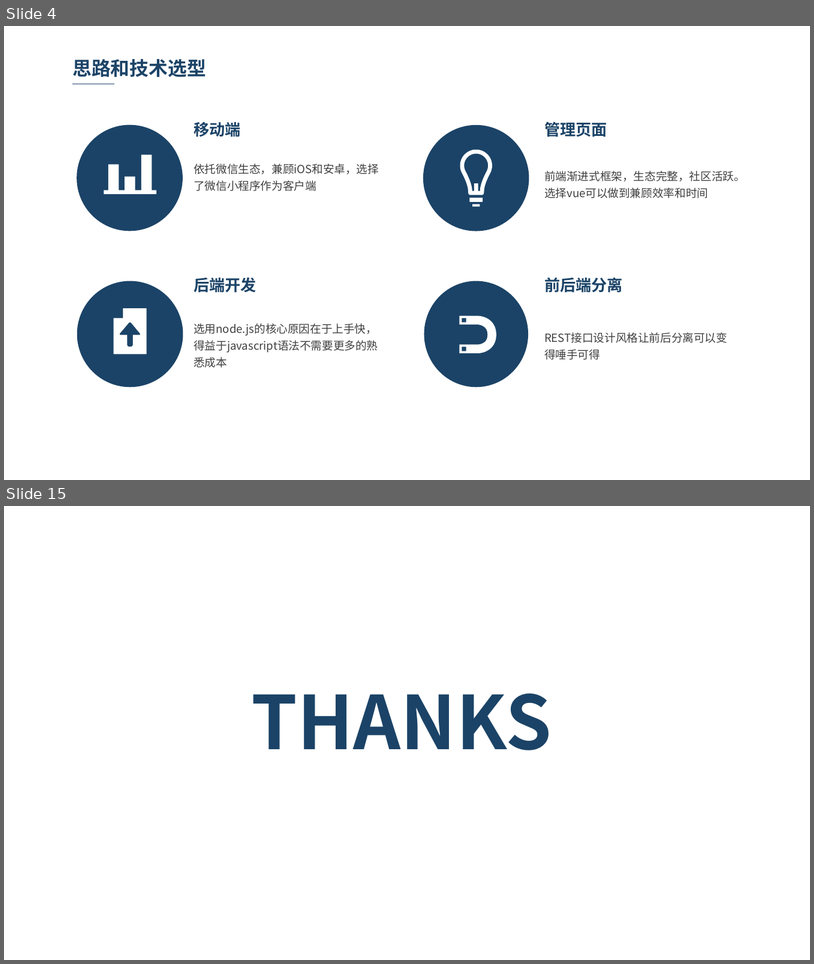
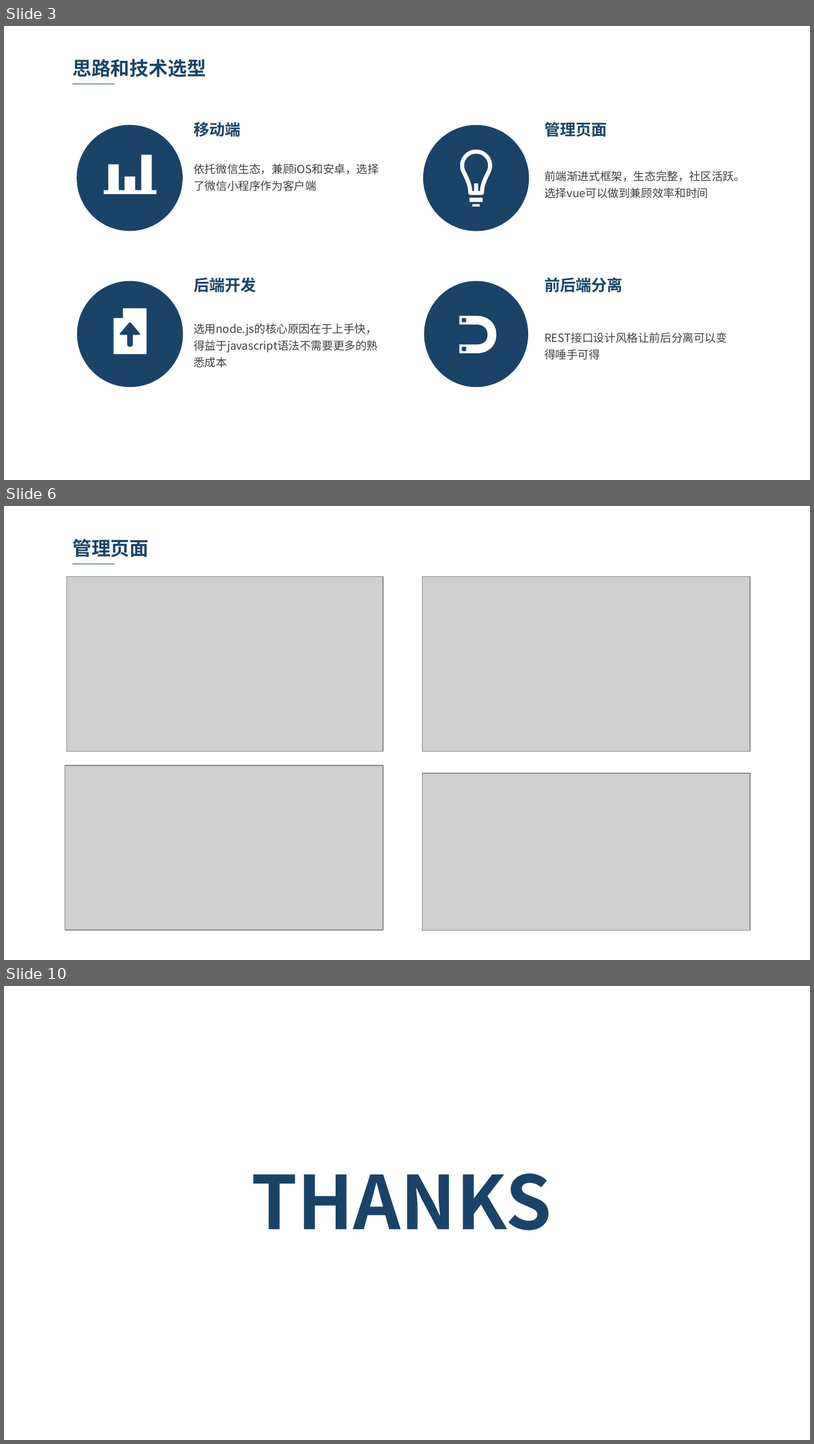
Before and after one commit to yaun369/Second-hand-transaction, a slide deck: 论文答辩.pptx. Shown one above the other, each under a label of ours: slides 4 and 15 before the commit, slides 3, 6 and 10 after it; the slides between them are not shown. The pictures are 814x964 and 814x1444 pixels, drawn with LibreOffice and Linux fonts; fonts in the diff are those of the drawing; grey boxes stand for pictures; background and template pictures are left out. Boxes give left, top, right and bottom in pixels: in the first picture for what was removed or moved away, otherwise in the second. Text is boxed around its words. In the diff, an @@ line names an element or a change of style, - is before the commit and + after.

```diff
--- a/论文答辩.pptx
+++ b/论文答辩.pptx
@@ slide 6 added at (4, 506, 810, 960), background picture (left out) @@
@@ text added at (72, 539, 149, 557), 17 pt, text #1B4367, bold @@
+管理页面
@@ picture added at (67, 576, 384, 751) @@
@@ line added from (72, 564) to (114, 564), #1B4367 0.75 pt @@
@@ picture added at (423, 576, 750, 751) @@
@@ picture added at (65, 765, 383, 930) @@
@@ picture added at (423, 773, 750, 930) @@
@@ what was slide 4 is now slide 3 @@
@@ what was slide 15 is now slide 10 @@
```
Also in this commit, not shown: 2 slides changed, 4 other slides added, 10 slides removed, 2 other files.
